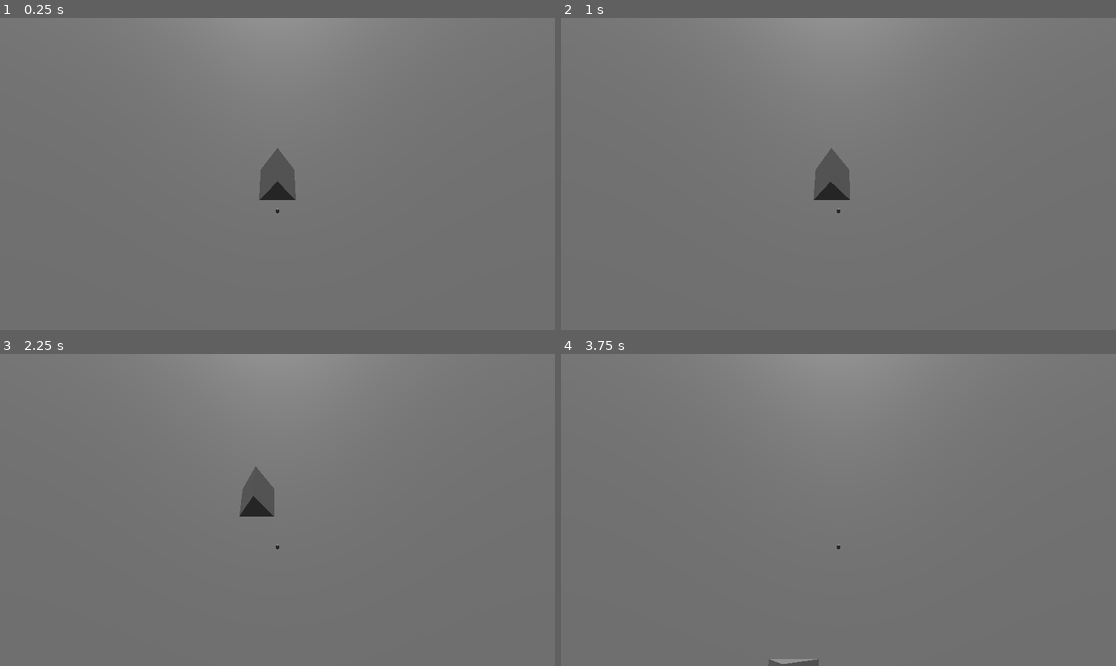
Above: before the commit, frames 1-4 (two rows, left to right).
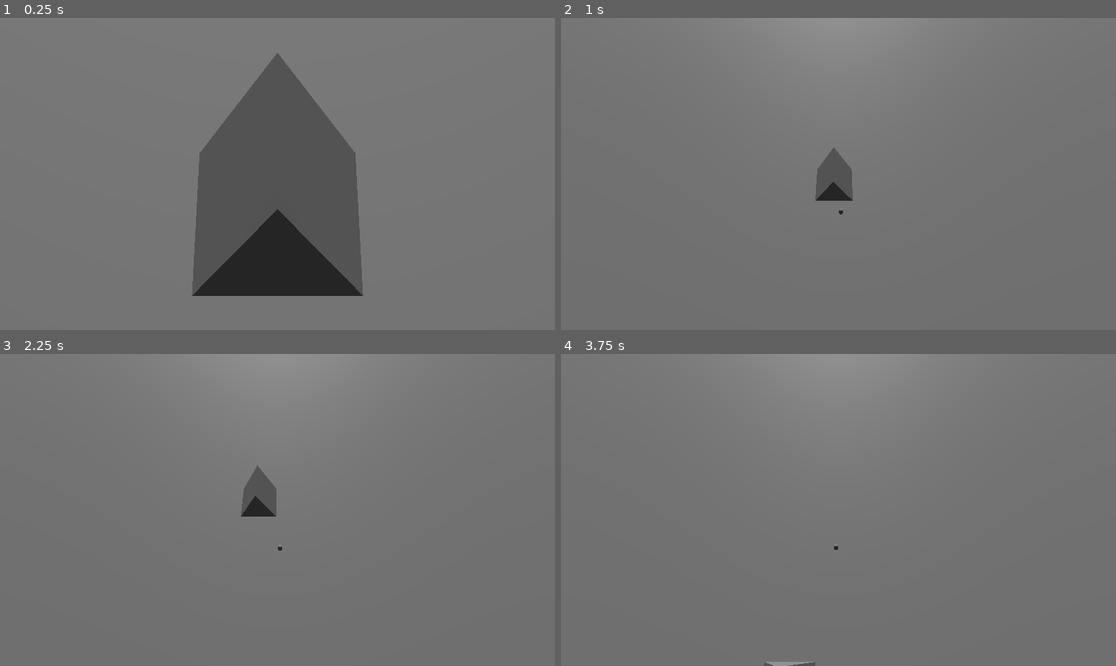
Above: after the commit, the same moments.

Repository: AngryCyboot/LD55
Game: Godot game, scene res://Scenes/Main.tscn
Same seed, same stepped clock (60 frames per second), same inputs: the game is played once before the commit and once after it. Before the commit the project starts from res://Main.tscn.
Inputs (mouse positions are in pixels of both pictures, inside the frame that each line leads up to):
- Up to frame 1 (0.25 s): no input
- Up to frame 2 (1 s): tap Enter (ui_accept) at 0.5, 0.77 s; move the mouse to (960, 158) at 0.52 s; hold D (East) from 0.53 s (still down); hold Shift (Dash) from 0.53 s (still down); click (960, 158) at 0.67 s
- Up to frame 3 (2.25 s): move the mouse to (166, 525) at 1.27 s; release D (East) at 1.28 s; release Shift (Dash) at 1.28 s; hold S (South) 1.28-2.03 s; tap F at 1.35 s; tap Enter (ui_accept) at 1.52 s; move the mouse to (333, 441) at 2.02 s; hold D (East) from 2.03 s (still down); tap Space at 2.1 s
- Up to frame 4 (3.75 s): move the mouse to (810, 572) at 2.77 s; release D (East) at 2.78 s; hold W (North) 2.78-3.53 s; tap Shift (Dash) at 2.85 s; click (810, 572) at 2.92 s; tap Enter (ui_accept) at 3.02 s; move the mouse to (1005, 556) at 3.52 s; hold A (West) from 3.53 s (still down); hold F from 3.53 s (still down)

The runs differ from the first frame. In frame 1, 17% of the frame differs, in the area x 34-66%, y 11-90%; in frame 2, 0.2%; in frame 3, 0.2%; in frame 4, 0.2%.

Commit message:
Reorganize main scene + use phantom camera to add camera damping when dashing

Diff:
--- a/Main.tscn
+++ /dev/null
@@ -1,57 +0,0 @@
-[gd_scene load_steps=8 format=3 uid="uid://m6y446t0sadi"]
-
-[ext_resource type="Script" path="res://Char.gd" id="1_o5fg3"]
-
-[sub_resource type="PlaneMesh" id="PlaneMesh_tx7jg"]
-size = Vector2(1000, 1000)
-
-[sub_resource type="WorldBoundaryShape3D" id="WorldBoundaryShape3D_k27w1"]
-
-[sub_resource type="PrismMesh" id="PrismMesh_tf6to"]
-size = Vector3(20, 20, 10)
-
-[sub_resource type="CapsuleShape3D" id="CapsuleShape3D_q88io"]
-
-[sub_resource type="CapsuleMesh" id="CapsuleMesh_uqn1v"]
-
-[sub_resource type="Environment" id="Environment_fxl0a"]
-
-[node name="Node3D" type="Node3D"]
-
-[node name="Map" type="MeshInstance3D" parent="."]
-mesh = SubResource("PlaneMesh_tx7jg")
-
-[node name="StaticBody3D" type="StaticBody3D" parent="Map"]
-
-[node name="CollisionShape3D" type="CollisionShape3D" parent="Map/StaticBody3D"]
-shape = SubResource("WorldBoundaryShape3D_k27w1")
-
-[node name="Village" type="MeshInstance3D" parent="."]
-transform = Transform3D(1, 0, 0, 0, 1, 0, 0, 0, 1, 0, 0, -8.73675)
-mesh = SubResource("PrismMesh_tf6to")
-
-[node name="Char" type="CharacterBody3D" parent="."]
-transform = Transform3D(1, 0, 0, 0, 1, 0, 0, 0, 1, 0, 0.731142, 0)
-axis_lock_linear_y = true
-axis_lock_angular_x = true
-axis_lock_angular_z = true
-floor_max_angle = 0.0872665
-script = ExtResource("1_o5fg3")
-
-[node name="CollisionShape3D" type="CollisionShape3D" parent="Char"]
-transform = Transform3D(1, 0, 0, 0, 1, 0, 0, 0, 1, 0, 1, 0)
-shape = SubResource("CapsuleShape3D_q88io")
-
-[node name="MeshInstance3D" type="MeshInstance3D" parent="Char/CollisionShape3D"]
-mesh = SubResource("CapsuleMesh_uqn1v")
-skeleton = NodePath("../..")
-
-[node name="Camera3D" type="Camera3D" parent="Char"]
-transform = Transform3D(1, 0, 0, 0, 0.5373, 0.843391, 0, -0.843391, 0.5373, 0, 49.609, 19.898)
-current = true
-
-[node name="WorldEnvironment" type="WorldEnvironment" parent="."]
-environment = SubResource("Environment_fxl0a")
-
-[node name="DirectionalLight3D" type="DirectionalLight3D" parent="."]
-transform = Transform3D(1, 0, 0, 0, -0.880022, 0.474933, 0, -0.474933, -0.880022, 0, 54.1794, 0)
--- /dev/null
+++ b/Scenes/Char.tscn
@@ -0,0 +1,24 @@
+[gd_scene load_steps=4 format=3 uid="uid://1r1t71hits1d"]
+
+[ext_resource type="Script" path="res://Char.gd" id="1_ul0x1"]
+
+[sub_resource type="CapsuleShape3D" id="CapsuleShape3D_q88io"]
+
+[sub_resource type="CapsuleMesh" id="CapsuleMesh_uqn1v"]
+
+[node name="Char" type="CharacterBody3D"]
+transform = Transform3D(1, 0, 0, 0, 1, 0, 0, 0, 1, 0, 0.731142, 0)
+collision_mask = 30
+axis_lock_linear_y = true
+axis_lock_angular_x = true
+axis_lock_angular_z = true
+floor_max_angle = 0.0872665
+script = ExtResource("1_ul0x1")
+
+[node name="CollisionShape3D" type="CollisionShape3D" parent="."]
+transform = Transform3D(1, 0, 0, 0, 1, 0, 0, 0, 1, 0, 1, 0)
+shape = SubResource("CapsuleShape3D_q88io")
+
+[node name="MeshInstance3D" type="MeshInstance3D" parent="CollisionShape3D"]
+mesh = SubResource("CapsuleMesh_uqn1v")
+skeleton = NodePath("../..")
--- /dev/null
+++ b/Scenes/Main.tscn
@@ -0,0 +1,50 @@
+[gd_scene load_steps=9 format=3 uid="uid://m6y446t0sadi"]
+
+[ext_resource type="PackedScene" uid="uid://b62w0fm25jrs0" path="res://Scenes/Map.tscn" id="1_u7ov3"]
+[ext_resource type="PackedScene" uid="uid://dykunhocgt6mr" path="res://Scenes/Village.tscn" id="2_q44hr"]
+[ext_resource type="PackedScene" uid="uid://1r1t71hits1d" path="res://Scenes/Char.tscn" id="3_fyrox"]
+[ext_resource type="Script" path="res://addons/phantom_camera/scripts/phantom_camera/phantom_camera_3D.gd" id="4_mt10q"]
+[ext_resource type="Script" path="res://addons/phantom_camera/scripts/resources/tween_resource.gd" id="5_eleqy"]
+[ext_resource type="PackedScene" uid="uid://vxbcgijnwukf" path="res://Scenes/MainCam.tscn" id="6_kbuh7"]
+
+[sub_resource type="Environment" id="Environment_fxl0a"]
+
+[sub_resource type="Resource" id="Resource_546gc"]
+script = ExtResource("5_eleqy")
+duration = 1.0
+transition = 0
+ease = 2
+
+[node name="Node3D" type="Node3D"]
+
+[node name="Map" parent="." instance=ExtResource("1_u7ov3")]
+
+[node name="Village" parent="." instance=ExtResource("2_q44hr")]
+
+[node name="Char" parent="." instance=ExtResource("3_fyrox")]
+
+[node name="WorldEnvironment" type="WorldEnvironment" parent="."]
+environment = SubResource("Environment_fxl0a")
+
+[node name="DirectionalLight3D" type="DirectionalLight3D" parent="."]
+transform = Transform3D(1, 0, 0, 0, -0.880022, 0.474933, 0, -0.474933, -0.880022, 0, 54.1794, 0)
+
+[node name="PhantomCamera3D" type="Node3D" parent="."]
+transform = Transform3D(1, 0, 0, 0, 0.5373, 0.843391, 0, -0.843391, 0.5373, 0, 50.3401, 19.898)
+script = ExtResource("4_mt10q")
+priority_override = false
+priority = 0
+follow_mode = 2
+follow_target = NodePath("../Char")
+follow_parameters/target_offset = Vector3(0, 49.609, 19.898)
+follow_parameters/damping = true
+follow_parameters/damping_value = 10.0
+look_at_mode = 0
+tween_parameters = SubResource("Resource_546gc")
+tween_on_load = true
+inactive_update_mode = 0
+camera_3D_resource = null
+
+[node name="MainCam" parent="." instance=ExtResource("6_kbuh7")]
+transform = Transform3D(1, 0, 0, 0, 0.5373, 0.843391, 0, -0.843391, 0.5373, 0, 50.3401, 19.898)
+fov = 74.4484
--- /dev/null
+++ b/Scenes/MainCam.tscn
@@ -0,0 +1,10 @@
+[gd_scene load_steps=2 format=3 uid="uid://vxbcgijnwukf"]
+
+[ext_resource type="Script" path="res://addons/phantom_camera/scripts/phantom_camera_host/phantom_camera_host.gd" id="1_pwyuw"]
+
+[node name="Camera3D" type="Camera3D"]
+transform = Transform3D(1, 0, 0, 0, 0.5373, 0.843391, 0, -0.843391, 0.5373, 0, 50.3401, 19.898)
+fov = 74.9936
+
+[node name="PhantomCameraHost" type="Node" parent="."]
+script = ExtResource("1_pwyuw")
--- /dev/null
+++ b/Scenes/Map.tscn
@@ -0,0 +1,16 @@
+[gd_scene load_steps=3 format=3 uid="uid://b62w0fm25jrs0"]
+
+[sub_resource type="PlaneMesh" id="PlaneMesh_tx7jg"]
+size = Vector2(1000, 1000)
+
+[sub_resource type="WorldBoundaryShape3D" id="WorldBoundaryShape3D_k27w1"]
+
+[node name="Map" type="MeshInstance3D"]
+mesh = SubResource("PlaneMesh_tx7jg")
+
+[node name="StaticBody3D" type="StaticBody3D" parent="."]
+collision_layer = 4
+collision_mask = 3
+
+[node name="CollisionShape3D" type="CollisionShape3D" parent="StaticBody3D"]
+shape = SubResource("WorldBoundaryShape3D_k27w1")
--- /dev/null
+++ b/Scenes/Village.tscn
@@ -0,0 +1,19 @@
+[gd_scene load_steps=3 format=3 uid="uid://dykunhocgt6mr"]
+
+[sub_resource type="PrismMesh" id="PrismMesh_tf6to"]
+size = Vector3(20, 20, 10)
+
+[sub_resource type="CylinderShape3D" id="CylinderShape3D_bqpsl"]
+height = 20.0
+radius = 6.0
+
+[node name="Village" type="MeshInstance3D"]
+transform = Transform3D(1, 0, 0, 0, 1, 0, 0, 0, 1, 0, 0, -8.73675)
+mesh = SubResource("PrismMesh_tf6to")
+
+[node name="StaticBody3D" type="StaticBody3D" parent="."]
+collision_layer = 8
+collision_mask = 3
+
+[node name="CollisionShape3D" type="CollisionShape3D" parent="StaticBody3D"]
+shape = SubResource("CylinderShape3D_bqpsl")
--- a/project.godot
+++ b/project.godot
@@ -11,9 +11,13 @@
 [application]
 
 config/name="LD55"
-run/main_scene="res://Main.tscn"
+run/main_scene="res://Scenes/Main.tscn"
 config/features=PackedStringArray("4.2", "Forward Plus")
 config/icon="res://icon.svg"
+
+[editor_plugins]
+
+enabled=PackedStringArray("res://addons/phantom_camera/plugin.cfg")
 
 [input]
 
